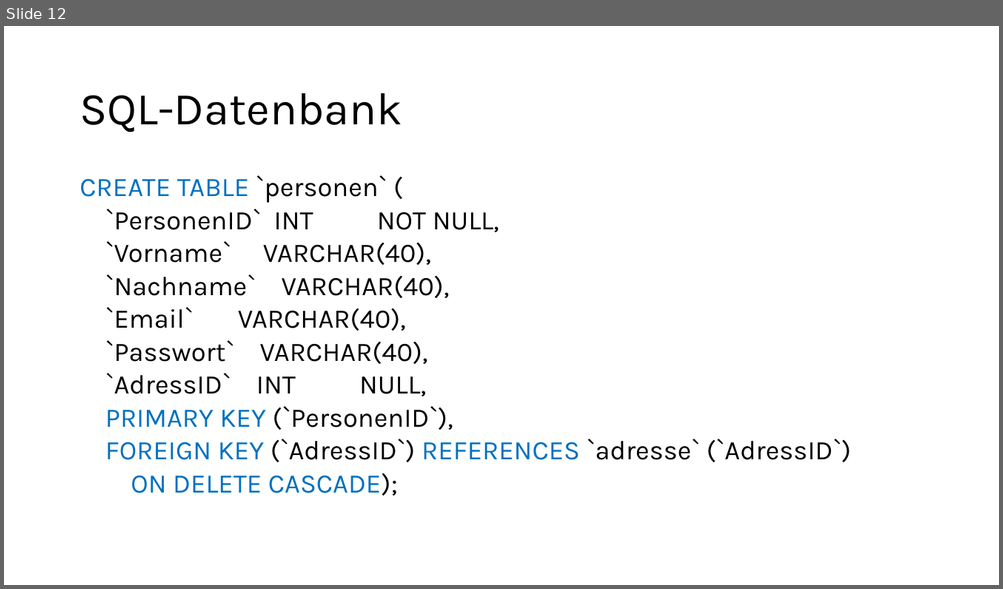
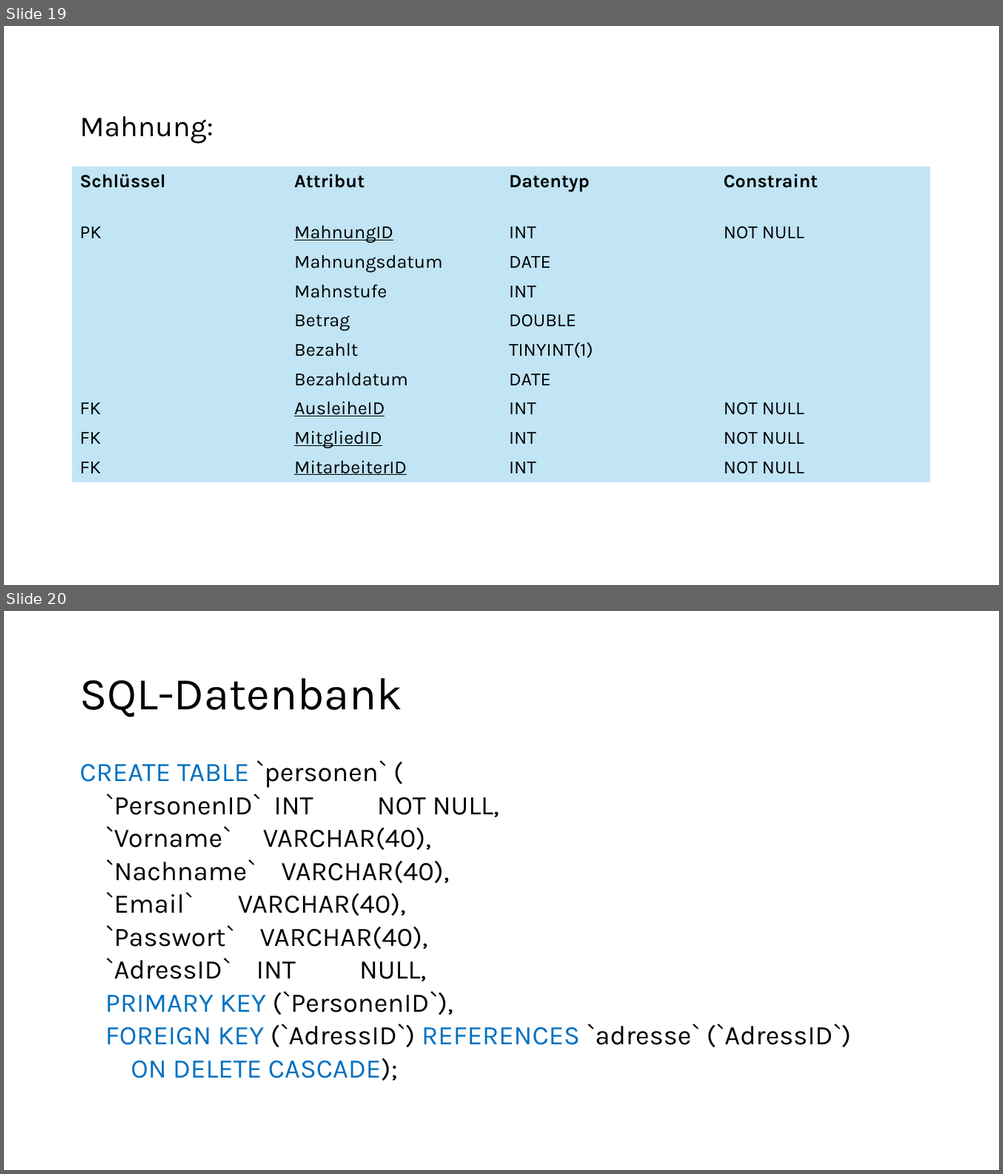
Before and after one commit to mi-0110/datenbanken-bib, a slide deck: BibPräsi.pptx. Shown one above the other, each under a label of ours: slide 12 before the commit, slides 19 and 20 after it. The pictures are 1003x589 and 1003x1174 pixels, drawn with LibreOffice and Linux fonts; fonts in the diff are those of the drawing. Boxes give left, top, right and bottom in pixels: in the first picture for what was removed or moved away, otherwise in the second. Text is boxed around its words. In the diff, an @@ line names an element or a change of style, - is before the commit and + after.

```diff
--- a/BibPräsi.pptx
+++ b/BibPräsi.pptx
@@ slide 19 added at (x1=4, y1=26, x2=999, y2=585), background #FFFFFF @@
@@ title added at (x1=79, y1=116, x2=213, y2=144), 28 pt, text #000000 @@
+Mahnung:
@@ table added at (x1=73, y1=167, x2=932, y2=488), 10 rows, 4 columns @@
+Schlüssel | Attribut | Datentyp | Constraint
+PK | MahnungID | INT | NOT NULL
+ | Mahnungsdatum | DATE | 
+ | Mahnstufe | INT | 
+ | Betrag | DOUBLE | 
+ | Bezahlt | TINYINT(1) | 
+ | Bezahldatum | DATE | 
+FK | AusleiheID | INT | NOT NULL
+FK | MitgliedID | INT | NOT NULL
+FK | MitarbeiterID | INT | NOT NULL
@@ what was slide 12 is now slide 20 @@
```
Also in this commit, not shown: 10 other slides added, 1 slide removed, 2 other files.
